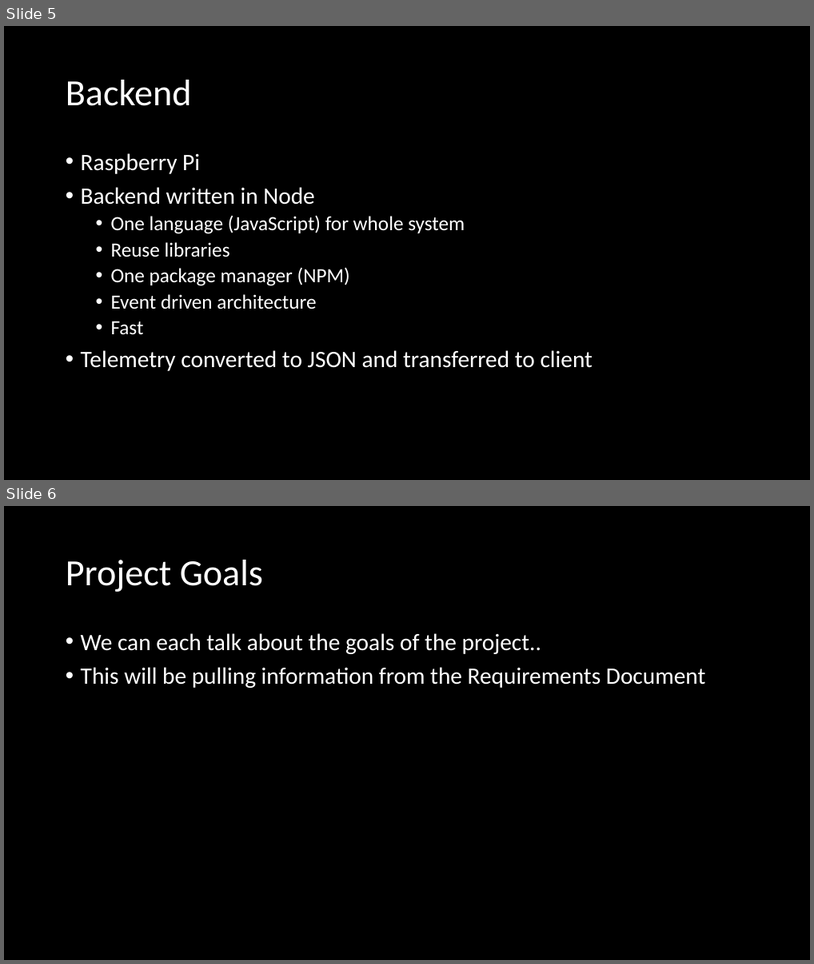
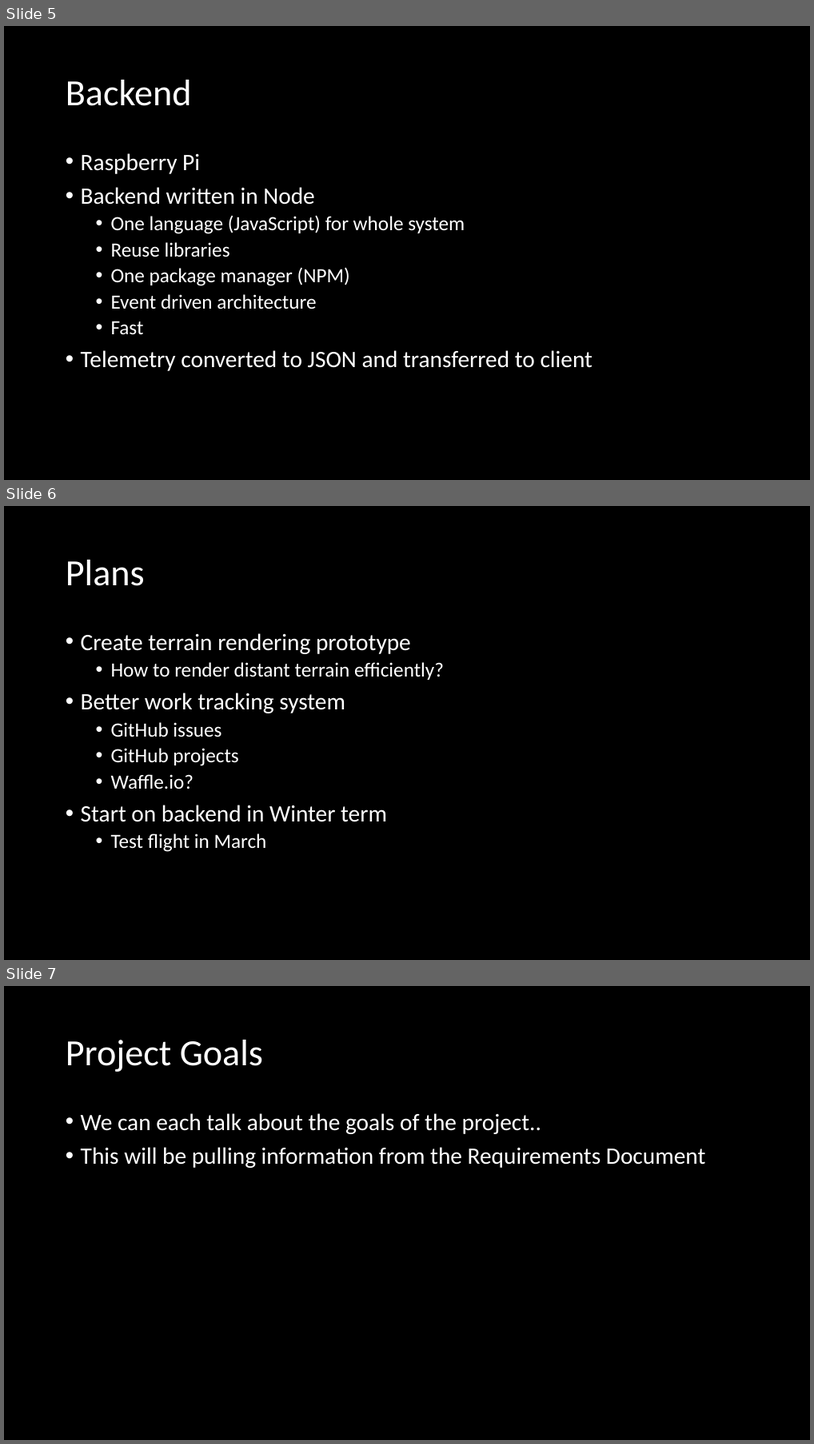
Before and after one commit to 100k-rocketry/groundstation, a slide deck: doc/presentations/FallProgressReport.pptx. Shown one above the other, each under a label of ours: slides 5 and 6 before the commit, slides 5, 6 and 7 after it. The pictures are 814x964 and 814x1444 pixels, drawn with LibreOffice and Linux fonts; fonts in the diff are those of the drawing. Boxes give left, top, right and bottom in pixels: in the first picture for what was removed or moved away, otherwise in the second. Text is boxed around its words. In the diff, an @@ line names an element or a change of style, - is before the commit and + after.

Commit message:
Plan slide

```diff
--- a/doc/presentations/FallProgressReport.pptx
+++ b/doc/presentations/FallProgressReport.pptx
@@ slide 6 added at <box>4,506,810,960</box>, background #000000 @@
@@ title added at <box>66,560,145,586</box>, 44 pt, text #FFFFFF @@
+Plans
@@ text added at <box>81,633,444,852</box>, 24 pt, text #FFFFFF @@
+• Create terrain rendering prototype
+  • How to render distant terrain efficiently?
+• Better work tracking system
+  • GitHub issues
+  • GitHub projects
+  • Waffle.io?
+• Start on backend in Winter term
+  • Test flight in March
@@ what was slide 6 is now slide 7 @@
```
